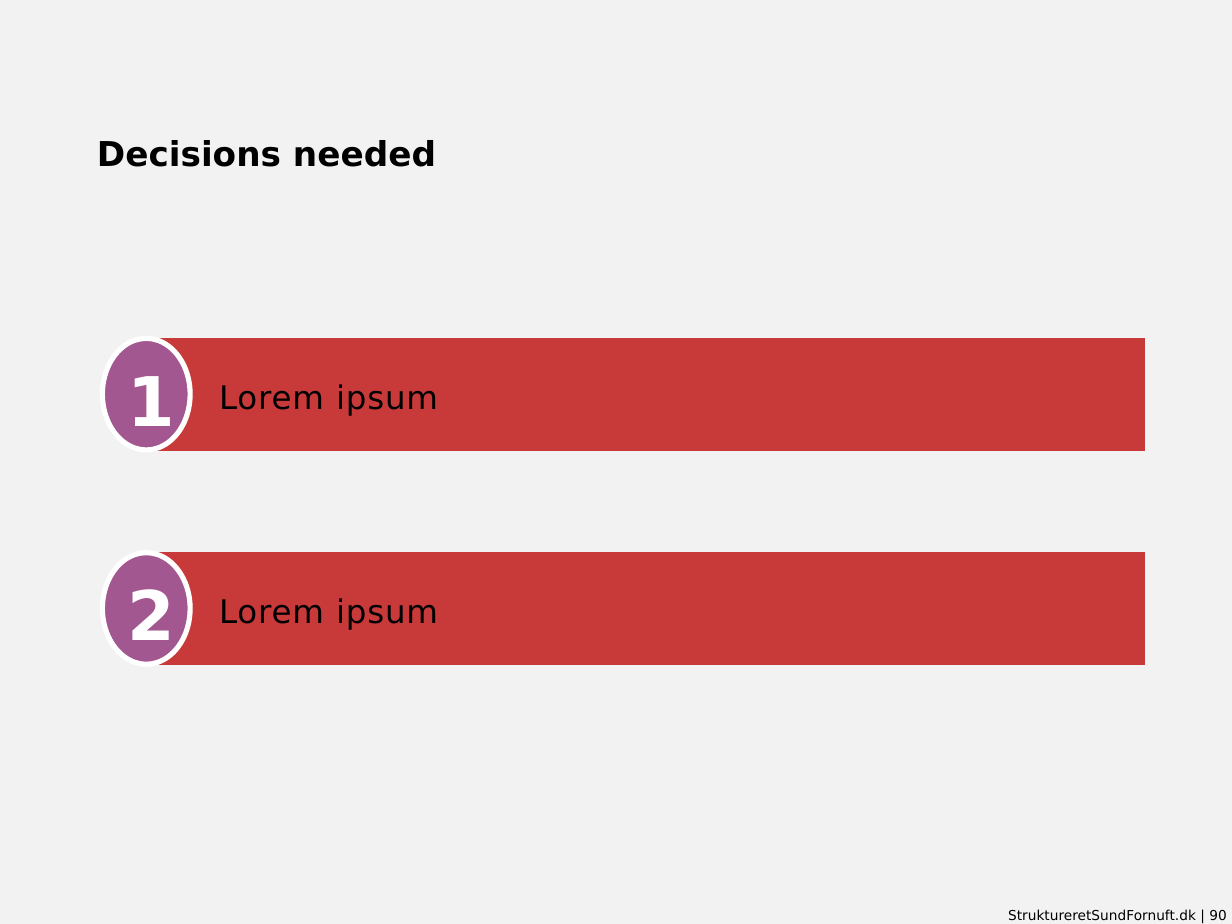
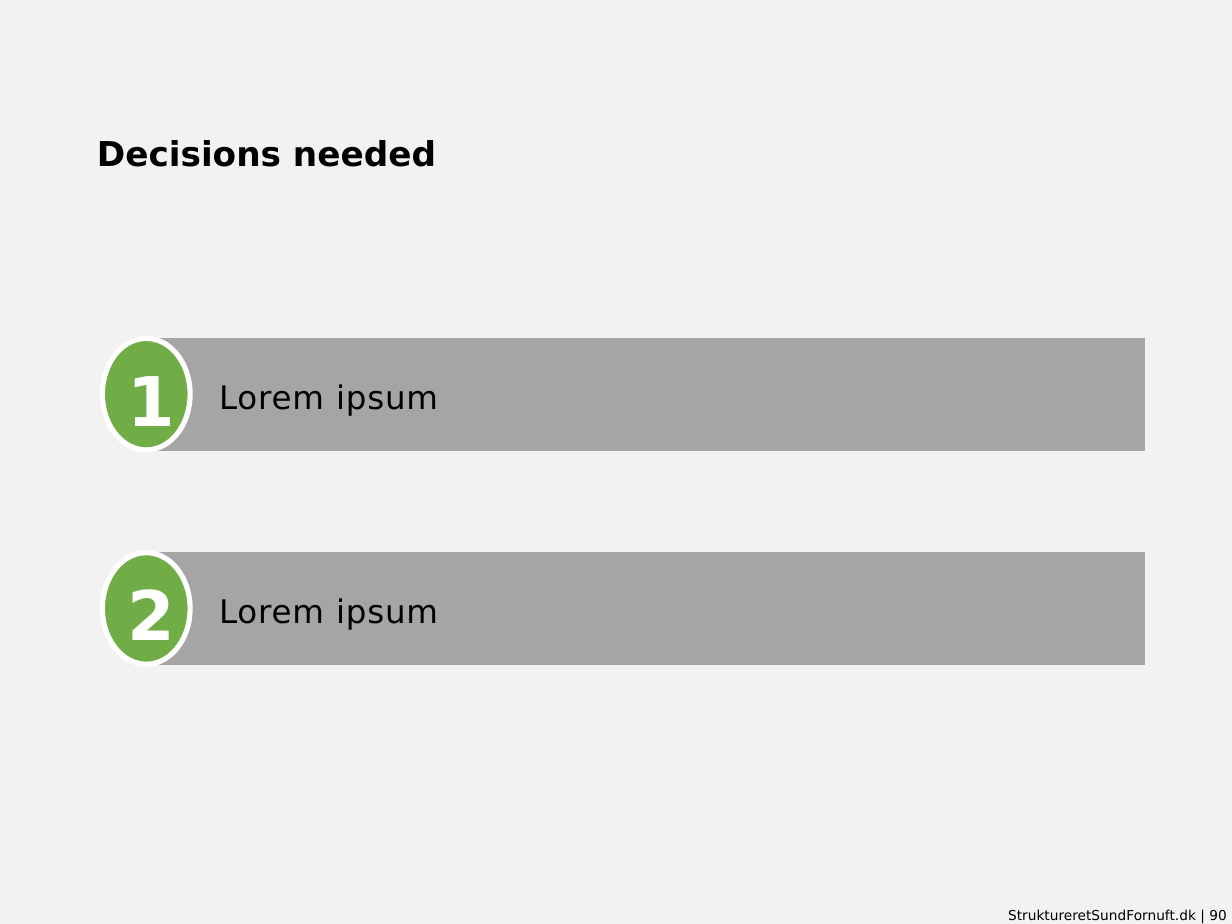
Before and after one commit to dannbleeker/SSF-Slide-Elements, a slide deck: slide 90 of template/library-4x3.pptx. Drawn at 1232x924 pixels with LibreOffice and Linux fonts; fonts in the diff are those of the drawing. Boxes give left, top, right and bottom in pixels: in the first picture for what was removed or moved away, otherwise in the second. Text is boxed around its words. In the diff, an @@ line names an element or a change of style, - is before the commit and + after.

```diff
--- a/template/library-4x3.pptx
+++ b/template/library-4x3.pptx
@@ ellipse "1" at <box>102,339,190,451</box>: fill #A25790 to #70AD47 @@
@@ rectangle "Lorem ipsum" at <box>147,339,1145,451</box>: fill #C83A3A to #A5A5A5; outline #C83A3A 1 pt to #A5A5A5 1 pt @@
@@ ellipse "2" at <box>102,553,190,665</box>: fill #A25790 to #70AD47 @@
@@ rectangle "Lorem ipsum" at <box>147,553,1145,665</box>: fill #C83A3A to #A5A5A5; outline #C83A3A 1 pt to #A5A5A5 1 pt @@
```
Also in this commit, not shown: 25 other slides changed, 13 other files.
